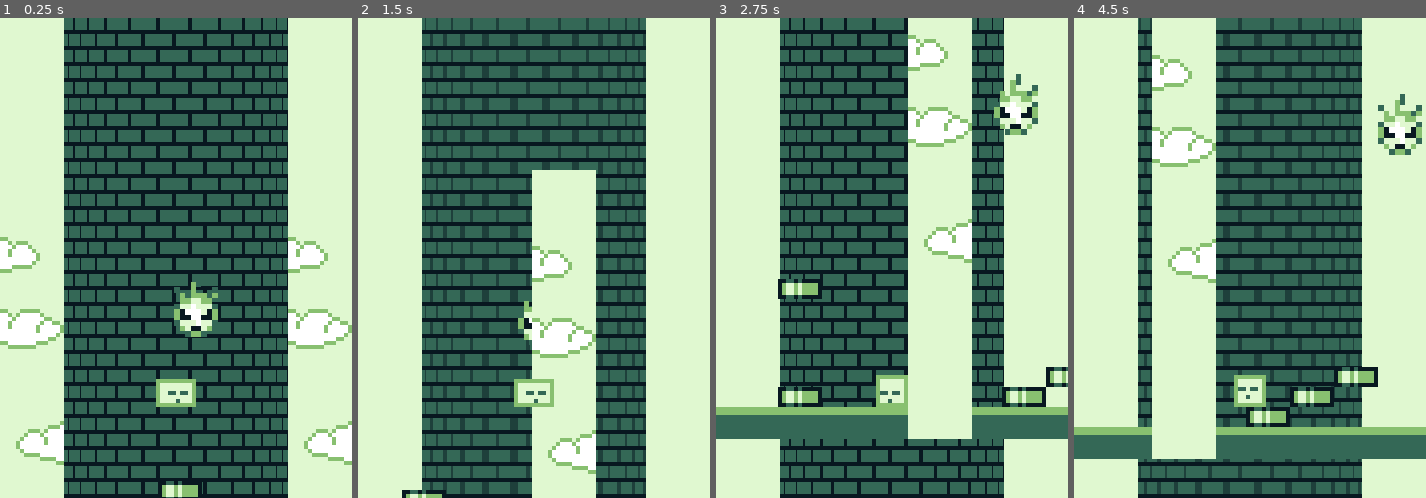
Above: before the commit, frames 1-4 (left to right).
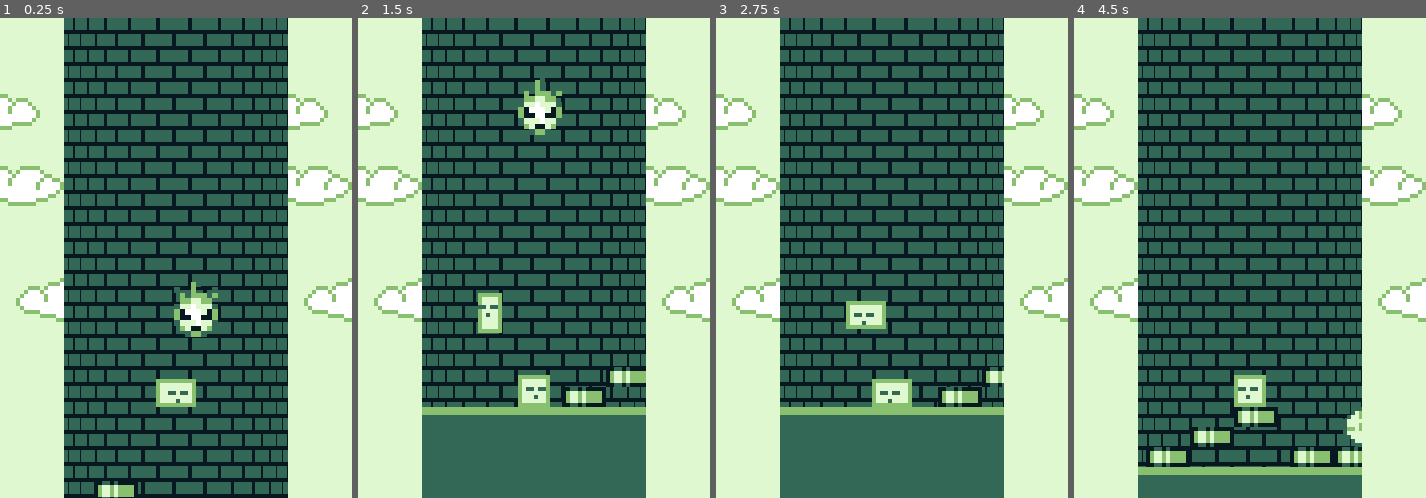
Above: after the commit, the same moments.

Repository: u1995362/pract4
Game: Godot game, scene res://scenes/main.tscn
The game is run twice, just before and just after one commit, with the same random seed, the same clock (stepped at 60 frames per second) and the same inputs.
Inputs:
- Up to frame 1 (0.25 s): no input
- Up to frame 2 (1.5 s): hold Right (ui_right) from 0.53 s (still down); tap E (split) at 0.6, 1.35 s; tap Space (jump) at 0.77 s
- Up to frame 3 (2.75 s): tap Space (jump) at 1.52 s; release Right (ui_right) at 2.03 s; hold Left (ui_left) from 2.03 s (still down); tap E (split) at 2.1 s
- Up to frame 4 (4.5 s): release Left (ui_left) at 2.78 s; hold Right (ui_right) 2.78-4.28 s; tap E (split) at 2.85, 3.6, 4.35 s; tap Space (jump) at 3.02, 3.77 s; hold Left (ui_left) from 4.28 s (still down)

The runs differ from the first frame. In frame 1, 11% of the frame differs, in the area x 0-100%, y 15-100%; in frame 2, 33%; in frame 3, 29%; in frame 4, 40%, in the area x 0-100%, y 0-100%.
Error before the commit: Cannot call method 'instantiate' on a null value. (res://scripts/slime.gd:70)

Commit message:
Solucionat Rotacio De Torre
Falta Millorar Moviment Flame

Diff:
--- a/scenes/Flame.tscn
+++ b/scenes/Flame.tscn
@@ -1,6 +1,6 @@
 [gd_scene load_steps=19 format=3 uid="uid://cwmgbyp8u3wni"]
 
-[ext_resource type="Script" path="res://scripts/flame.gd" id="1_o5kmf"]
+[ext_resource type="Script" path="res://assets/flame.gd" id="1_o5kmf"]
 [ext_resource type="Texture2D" uid="uid://bv5b8wov2128o" path="res://assets/Flame_Enemy.png" id="1_ti0kh"]
 [ext_resource type="Script" path="res://scripts/resources/hurtbox.gd" id="2_3avi0"]
 
@@ -122,7 +122,7 @@
 [node name="AnimatedSprite2D" type="AnimatedSprite2D" parent="."]
 sprite_frames = SubResource("SpriteFrames_gv7au")
 animation = &"Idle"
-frame_progress = 0.679362
+frame_progress = 0.92786
 
 [node name="CollisionShape2D" type="CollisionShape2D" parent="."]
 position = Vector2(0, 3)
--- a/scenes/main.tscn
+++ b/scenes/main.tscn
@@ -10,6 +10,7 @@
 [ext_resource type="Texture2D" uid="uid://c765fi51yphaj" path="res://assets/ground.png" id="6_lyxkq"]
 [ext_resource type="PackedScene" uid="uid://dmqlieh7sp357" path="res://scenes/wheel.tscn" id="6_shiux"]
 [ext_resource type="Texture2D" uid="uid://d2hwi0hkbv8ym" path="res://assets/sky.png" id="7_tipki"]
+[ext_resource type="Texture2D" uid="uid://bvw4i8a6itq44" path="res://assets/verd.png" id="8_12d7q"]
 
 [sub_resource type="TileSetAtlasSource" id="TileSetAtlasSource_26pgj"]
 texture = ExtResource("2_o8odp")
@@ -59,14 +60,8 @@
 [node name="Torre1" type="Node2D" parent="Torre"]
 position = Vector2(-40, 0)
 
-[node name="Ground" type="StaticBody2D" parent="Torre/Torre1"]
-position = Vector2(145, 116)
-
-[node name="Sprite2D" type="Sprite2D" parent="Torre/Torre1/Ground"]
-texture = ExtResource("6_lyxkq")
-
-[node name="CollisionShape2D" type="CollisionShape2D" parent="Torre/Torre1/Ground"]
-shape = SubResource("RectangleShape2D_a8p2b")
+[node name="enemy" parent="Torre/Torre1" instance=ExtResource("6_shiux")]
+position = Vector2(20, 107)
 
 [node name="platform" parent="Torre/Torre1" instance=ExtResource("2_tjxcq")]
 position = Vector2(9, 112)
@@ -77,11 +72,28 @@
 [node name="platform3" parent="Torre/Torre1" instance=ExtResource("2_tjxcq")]
 position = Vector2(31, 112)
 
-[node name="CharacterBody2D" parent="Torre/Torre1" instance=ExtResource("6_5ohk7")]
-position = Vector2(84, 37)
+[node name="Ground" type="StaticBody2D" parent="Torre/Torre1"]
+position = Vector2(84, 116)
+
+[node name="Sprite2D" type="Sprite2D" parent="Torre/Torre1/Ground"]
+texture = ExtResource("6_lyxkq")
+
+[node name="CollisionShape2D" type="CollisionShape2D" parent="Torre/Torre1/Ground"]
+shape = SubResource("RectangleShape2D_a8p2b")
+
+[node name="Sprite2D" type="Sprite2D" parent="Torre/Torre1"]
+position = Vector2(84, 148)
+scale = Vector2(34.2816, 13.7017)
+texture = ExtResource("8_12d7q")
 
 [node name="Torre2" type="Node2D" parent="Torre"]
 position = Vector2(16, 0.5)
+
+[node name="platform" parent="Torre/Torre2" instance=ExtResource("2_tjxcq")]
+position = Vector2(29, 111.5)
+
+[node name="platform2" parent="Torre/Torre2" instance=ExtResource("2_tjxcq")]
+position = Vector2(29, 84.5)
 
 [node name="Ground" type="StaticBody2D" parent="Torre/Torre2"]
 position = Vector2(28, 115.5)
@@ -92,23 +104,16 @@
 [node name="CollisionShape2D" type="CollisionShape2D" parent="Torre/Torre2/Ground"]
 shape = SubResource("RectangleShape2D_a8p2b")
 
-[node name="platform" parent="Torre/Torre2" instance=ExtResource("2_tjxcq")]
-position = Vector2(29, 111.5)
+[node name="Sprite2D2" type="Sprite2D" parent="Torre/Torre2"]
+position = Vector2(27, 139.5)
+scale = Vector2(-34.9952, 10)
+texture = ExtResource("8_12d7q")
 
-[node name="platform2" parent="Torre/Torre2" instance=ExtResource("2_tjxcq")]
-position = Vector2(29, 84.5)
+[node name="Falme" parent="Torre" instance=ExtResource("6_5ohk7")]
+position = Vector2(44, 37)
 
 [node name="Torre3" type="Node2D" parent="Torre"]
 position = Vector2(72, 0.5)
-
-[node name="Ground" type="StaticBody2D" parent="Torre/Torre3"]
-position = Vector2(-88, 115.5)
-
-[node name="Sprite2D" type="Sprite2D" parent="Torre/Torre3/Ground"]
-texture = ExtResource("6_lyxkq")
-
-[node name="CollisionShape2D" type="CollisionShape2D" parent="Torre/Torre3/Ground"]
-shape = SubResource("RectangleShape2D_a8p2b")
 
 [node name="platform" parent="Torre/Torre3" instance=ExtResource("2_tjxcq")]
 position = Vector2(29, 111.5)
@@ -119,16 +124,30 @@
 [node name="platform2" parent="Torre/Torre3" instance=ExtResource("2_tjxcq")]
 position = Vector2(40, 106.5)
 
-[node name="enemy" parent="Torre/Torre3" instance=ExtResource("6_shiux")]
-position = Vector2(-92, 106.5)
+[node name="Ground" type="StaticBody2D" parent="Torre/Torre3"]
+position = Vector2(-28, 115.5)
 
-[node name="Sky" type="Sprite2D" parent="Torre"]
+[node name="Sprite2D" type="Sprite2D" parent="Torre/Torre3/Ground"]
+texture = ExtResource("6_lyxkq")
+
+[node name="CollisionShape2D" type="CollisionShape2D" parent="Torre/Torre3/Ground"]
+shape = SubResource("RectangleShape2D_a8p2b")
+
+[node name="Sprite2D" type="Sprite2D" parent="Torre/Torre3"]
+position = Vector2(-28, 149.5)
+scale = Vector2(34.2816, 13.7017)
+texture = ExtResource("8_12d7q")
+
+[node name="CanvasLayer" type="CanvasLayer" parent="."]
+
+[node name="Sky" type="Sprite2D" parent="CanvasLayer"]
 position = Vector2(8, 60)
 texture = ExtResource("7_tipki")
 
-[node name="Sky2" type="Sprite2D" parent="Torre"]
+[node name="Sky2" type="Sprite2D" parent="CanvasLayer"]
 position = Vector2(80, 60)
 texture = ExtResource("7_tipki")
 
 [node name="slime" parent="." instance=ExtResource("1_lkb1x")]
 position = Vector2(44, 55)
+slime_scene = ExtResource("1_lkb1x")
--- a/scripts/tower.gd
+++ b/scripts/tower.gd
@@ -1,61 +1,62 @@
 extends Node2D
 
-const SPEED := 30.0
-const TILE_SIZE := 8
-const TILES_WIDE := 7
-const TOWER_WIDTH := TILE_SIZE * TILES_WIDE  # 56
+const TOWER_WIDTH := 56  # Ajusta este valor al ancho real de tu torre (en píxeles)
 
+@onready var Player := $"../slime"
+@onready var Torre1 := $Torre1
+@onready var Torre2 := $Torre2
+@onready var Torre3 := $Torre3
+@onready var enemy := $Falme
 
-@onready var Background: TileMapLayer = $Scene/SubViewport/TowerTileMap
-@onready var Torre1: Node2D = $Torre1
-@onready var Torre2: Node2D = $Torre2
-@onready var Torre3: Node2D = $Torre3
-
-var Left: Node2D
-var Mid: Node2D
-var Right: Node2D
+var Left
+var Mid
+var Right
 
 func _ready() -> void:
+	# Posiciona las torres al inicio
 	Left = Torre1
 	Mid = Torre2
 	Right = Torre3
 
-func _physics_process(delta: float) -> void:
-	var direction := -int(Input.get_axis("ui_left", "ui_right"))
-	if direction:
-		for t in [Background]:
-			t.position.x += direction * SPEED * delta
-		check_wrap()
+	Left.position.x = -TOWER_WIDTH
+	Mid.position.x = 0
+	Right.position.x = TOWER_WIDTH
+
+func _process(delta: float) -> void:
+	check_wrap()
+	check_enemy_wrap()
 
 func check_wrap() -> void:
-	if Background.position.x < TILE_SIZE:
-		Background.position.x += TILE_SIZE
-	elif Background.position.x > TILE_SIZE:
-		Background.position.x -= TILE_SIZE
+	var px = Player.global_position.x
 
-	"""
+	# Si el jugador pasa el borde derecho del Mid
+	if px > Mid.position.x + TOWER_WIDTH / 2:
+		# Mover la torre Left a la derecha de Right
+		Left.position.x = Right.position.x + TOWER_WIDTH
+		_rotate_right()
 
+	# Si el jugador pasa el borde izquierdo del Mid
+	elif px < Mid.position.x - TOWER_WIDTH / 2:
+		# Mover la torre Right a la izquierda de Left
+		Right.position.x = Left.position.x - TOWER_WIDTH
+		_rotate_left()
 
-	# Si la torre de la derecha se sale por la izquierda, reubícala al final
-	if Right.position.x < 16+8:
-		print(Right.position.x)
-		Left.position.x = Right.position.x + TOWER_WIDTH
-		rotate_parts(true)
-	# Si la torre de la izquierda se sale por la derecha, reubícala al principio
-	elif Left.position.x > 8:
-		print(Left.position.x)
-		Right.position.x = Left.position.x - TOWER_WIDTH
-		rotate_parts(false)
+func check_enemy_wrap():
+	# Si el enemigo sale por la derecha, reaparece a la izquierda
+	if enemy.global_position.x > TOWER_WIDTH * 1.5:
+		enemy.global_position.x -= TOWER_WIDTH * 3
+	# Si sale por la izquierda, reaparece a la derecha
+	elif enemy.global_position.x < -TOWER_WIDTH * 1.5:
+		enemy.global_position.x += TOWER_WIDTH * 3
 
-func rotate_parts(direction: bool) -> void:
-	if direction:
-		var aux = Left
-		Left = Mid
-		Mid = Right
-		Right = aux
-	else:
-		var aux = Right
-		Right = Mid
-		Mid = Left
-		Left = aux
-"""
+func _rotate_right():
+	var temp = Left
+	Left = Mid
+	Mid = Right
+	Right = temp
+
+func _rotate_left():
+	var temp = Right
+	Right = Mid
+	Mid = Left
+	Left = temp
Renamed: scripts/flame.gd -> assets/flame.gd
Binary file added: assets/verd.png
Not shown, added: assets/verd.png.import
Not shown: 1 places in scenes/main.tscn that only renumber resources
